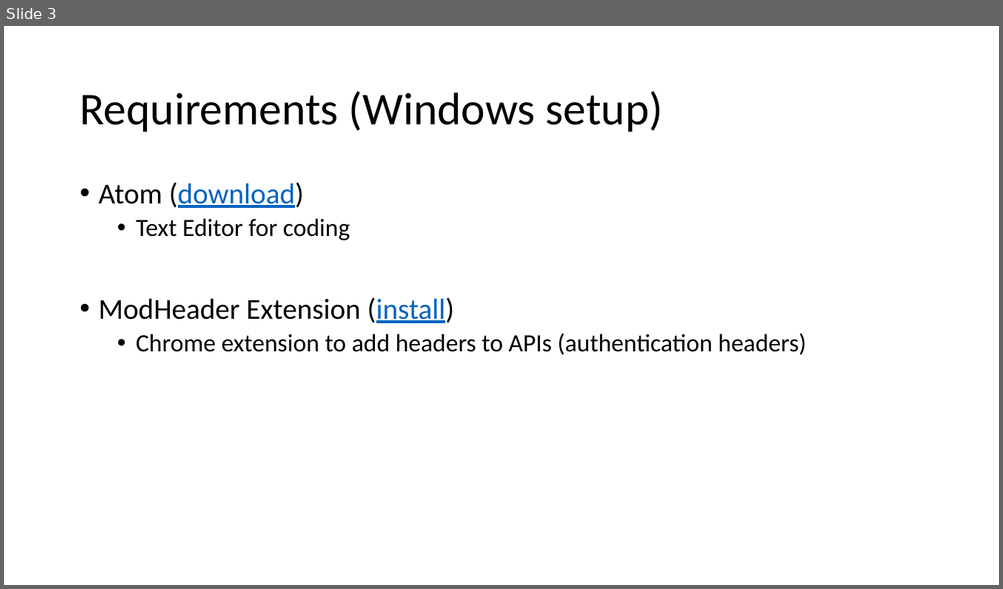
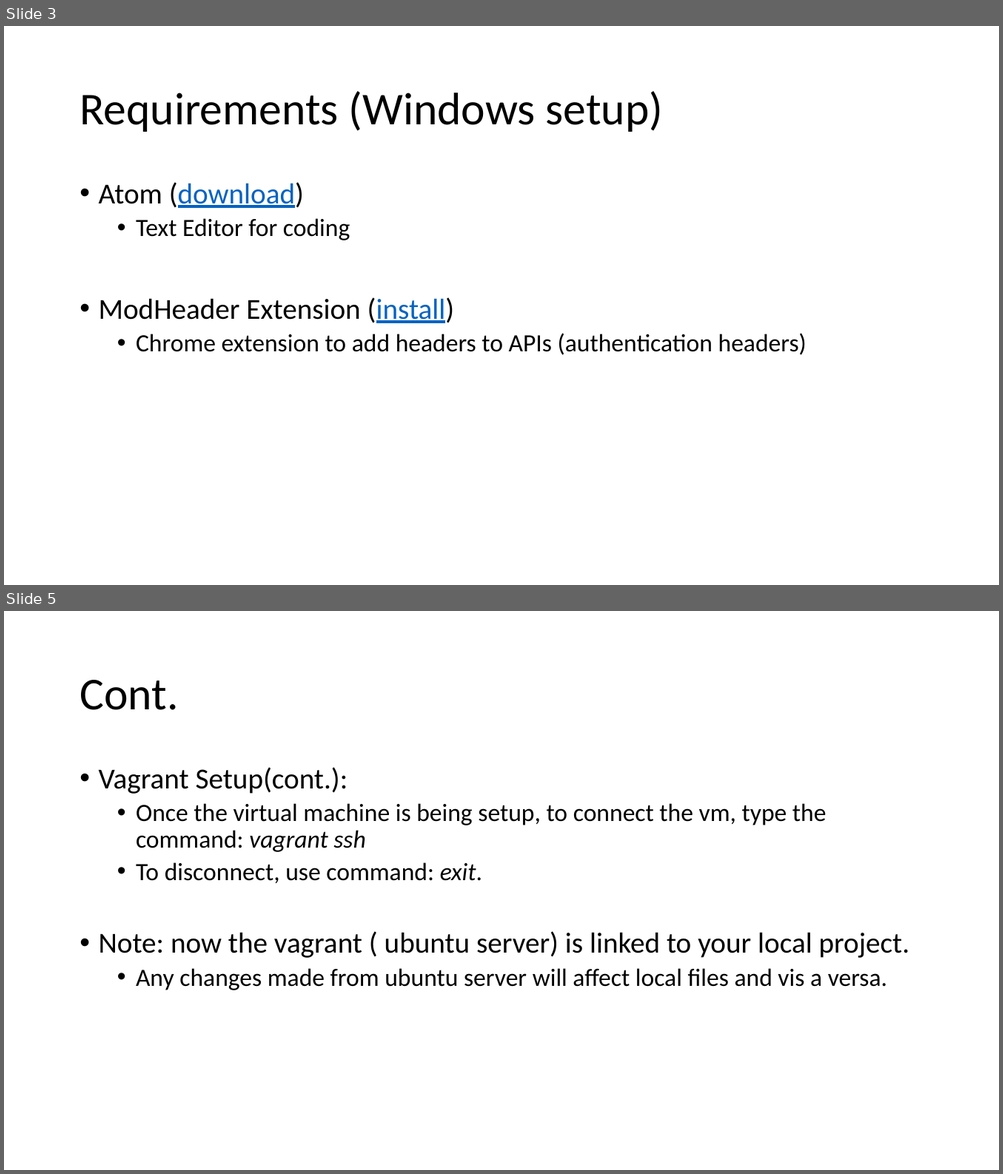
Before and after one commit to Smit24-git/profiles-rest-api, a slide deck: setup.pptx. Shown one above the other, each under a label of ours: slide 3 before the commit, slides 3 and 5 after it; the slides between them are not shown. The pictures are 1003x589 and 1003x1174 pixels, drawn with LibreOffice and Linux fonts; fonts in the diff are those of the drawing. Boxes give left, top, right and bottom in pixels: in the first picture for what was removed or moved away, otherwise in the second. Text is boxed around its words. In the diff, an @@ line names an element or a change of style, - is before the commit and + after.

Commit message:
Created Django Project and app

```diff
--- a/setup.pptx
+++ b/setup.pptx
@@ slide 5 added at [4, 611, 999, 1170], background #FFFFFF @@
@@ title added at [79, 680, 178, 710], 44 pt, text #000000 @@
+Cont.
@@ text added at [99, 767, 910, 991], 24 pt, text #000000 @@
+• Vagrant Setup(cont.):
+  • Once the virtual machine is being setup, to connect the vm, type the command: vagrant ssh
+  • To disconnect, use command: exit.
+• Note: now the vagrant ( ubuntu server) is linked to your local project.
+  • Any changes made from ubuntu server will affect local files and vis a versa.
```
Also in this commit, not shown: 1 slide changed, 5 other slides added, 14 other files.
